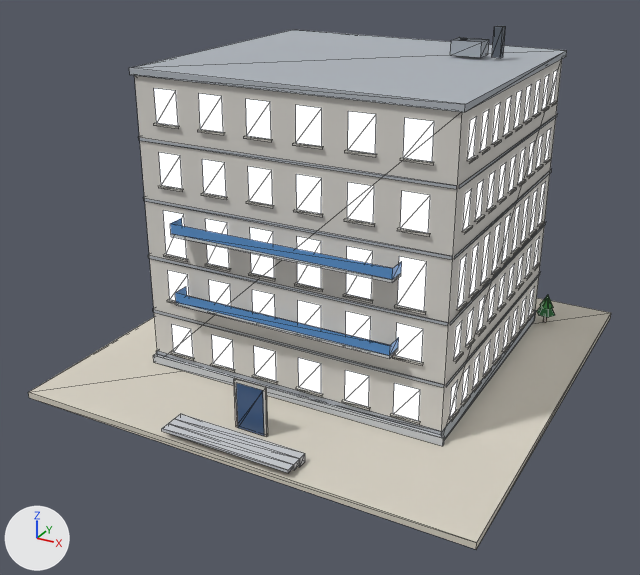
What one commit did to the glTF model public/models/x2/10.glb.
Rendered twice from a 50 mm camera at (1.64, -3.21, 1.91) aimed at (-0.03, -0.18, 0.4). The lights are fixed; the arrows at lower left show +X, +Y and +Z. The first picture is the older version. Mesh edges are drawn as thin lines. Vertices at exactly the same position are counted once.

Objects in the first picture: 'b10_x2'.
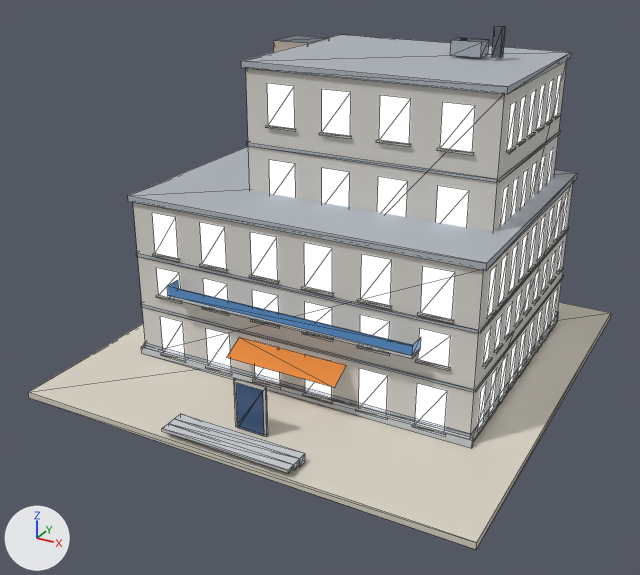
The change, as a diff of the scene's bpy script:
```diff
--- a/public/models/x2/10.glb.py
+++ b/public/models/x2/10.glb.py
@@ mat_wall_beige @@
+mat_wall_beige = bpy.data.materials.new('wall_beige')
+# nodes: BsdfPrincipled, Mix, OutputMaterial, VertexColor
+# colours: light grey #bfb1a2, mixed with the vertex colours
@@ mat_sign_orange @@
+mat_sign_orange = bpy.data.materials.new('sign_orange')
+# nodes: BsdfPrincipled, Mix, OutputMaterial, VertexColor
+# colours: orange #ee8a2c, mixed with the vertex colours
@@ me_b10_x2 @@
 # used by ob_b10_x2; location = (0.0, 0.0, 0.0)
-me_b10_x2.from_pydata(...)  # 1743 vertices, 1164 faces; spans x -0.98..0.98, y -0.98..0.98, z 0.0..1.45
+me_b10_x2.from_pydata(...)  # 2011 vertices, 1358 faces; spans x -0.98..0.98, y -0.98..0.98, z 0.0..1.45
+# me_b10_x2 part 1: the loose piece of 8 vertices spanning x -0.67..0.67, y -0.51..0.71, z 0.03..1.29 is scaled about its middle by (1.15, 1, 0.571), then moved by (0.0, 0.04, -0.27)
+# me_b10_x2 part 2: the loose piece of 8 vertices spanning x -0.67..0.67, y -0.51..0.71, z 0.03..0.08 is scaled about its middle by (0.802, 0.685, 22.7), then moved by (0.16, 0.15, 0.6)
+# me_b10_x2 part 3: the loose piece of 8 vertices spanning x -0.68..0.68, y -0.52..0.72, z 1.29..1.31 is scaled about its middle by (0.132, 0.161, 21.9), then moved by (-0.46, 0.32, -0.27)
+# me_b10_x2 part 4: the loose piece of 8 vertices spanning x -0.68..0.68, y -0.52..-0.51, z 0.03..0.06 is scaled about its middle by (1.13, 68.1, 1.51), then moved by (0.0, 0.66, 0.01), in mat_slab
+# me_b10_x2 part 5: the loose piece of 4 vertices spanning x 0.68, y -0.51..0.71, z 0.27..0.29 is moved by (0.1, 0.04, -0.01)
+# me_b10_x2 part 6: the loose piece of 4 vertices spanning x 0.68, y -0.51..0.71, z 0.53..0.54 is moved by (0.1, 0.04, -0.02)
+# me_b10_x2 part 7: the loose piece of 8 vertices spanning x -0.67..0.67, y -0.51..0.71, z 0.03..1.29 is copied, and the copy is scaled about its middle by (1.17, 1.02, 0.0206), then moved by (0.0, 0.04, 0.1), in mat_slab; it spans x -0.78..0.78, y -0.48..0.76, z 0.75..0.77
+# me_b10_x2 part 8: the loose piece of 8 vertices spanning x -0.68..0.68, y -0.52..0.72, z 1.29..1.31 is copied, and the copy is scaled about its middle by (0.81, 0.695, 1), then moved by (0.16, 0.15, 0.0); it spans x -0.39..0.71, y -0.18..0.68, z 1.29..1.31
+# me_b10_x2 part 9: the loose piece of 4 vertices spanning x -0.58..-0.47, y -0.51, z 0.35..0.49 is moved by (-0.08, 0.04, -0.02)
+# me_b10_x2 part 10: the loose piece of 4 vertices spanning x -0.37..-0.26, y -0.51, z 0.35..0.49 is moved by (-0.05, 0.04, -0.02)
+# me_b10_x2 part 11: the loose piece of 4 vertices spanning x -0.16..-0.05, y -0.51, z 0.35..0.49 is moved by (-0.02, 0.04, -0.02)
+# me_b10_x2 part 12: the loose piece of 4 vertices spanning x 0.05..0.16, y -0.51, z 0.35..0.49 is moved by (0.02, 0.04, -0.02)
+# me_b10_x2 part 13: the loose piece of 4 vertices spanning x 0.26..0.37, y -0.51, z 0.35..0.49 is moved by (0.05, 0.04, -0.02)
+# me_b10_x2 part 14: the loose piece of 4 vertices spanning x 0.47..0.58, y -0.51, z 0.35..0.49 is moved by (0.08, 0.04, -0.02)
+# me_b10_x2 part 15: 300 loose pieces with 1500 vertices, spanning x -0.68..0.68, y -0.52..0.72, z 0.09..1.25, are deleted
+# me_b10_x2 part 16: 24 vertices removed from x -0.48..0.48, y -0.59..-0.51, z 0.38..0.74; 1768 vertices added at x -0.78..0.78, y -0.58..0.76, z 0.03..1.23
+# other edits to the shape of me_b10_x2 do not show in these pictures
 me_b10_x2.materials.append(mat_paving)
@@ me_b10_x2 @@
 me_b10_x2.materials.append(mat_tree_dark)
+me_b10_x2.materials.append(mat_wall_beige)
+me_b10_x2.materials.append(mat_sign_orange)
```

Changed parts and their boxes (x1, y1, x2, y2) in the pictures (640 x 575 px; the box of a moved part takes in the faces that stretch with it):
part 1 of me_b10_x2, moved or reshaped: before (135, 59, 562, 431); after (133, 183, 573, 434)
part 2 of me_b10_x2, moved or reshaped: before (156, 310, 536, 439); after (246, 61, 567, 232)
part 3 of me_b10_x2, moved or reshaped: before (129, 30, 567, 112); after (273, 35, 329, 52)
part 4 of me_b10_x2, moved or reshaped: before (153, 354, 445, 446); after (144, 312, 559, 440)
part 5 of me_b10_x2, moved or reshaped: before (446, 272, 541, 387); after (476, 275, 564, 391)
part 6 of me_b10_x2, moved or reshaped: before (450, 222, 546, 325); after (480, 228, 569, 333)
part 7 of me_b10_x2, added: after (128, 147, 578, 270)
part 8 of me_b10_x2, added: after (241, 35, 571, 94)
part 9 of me_b10_x2, moved or reshaped: before (168, 270, 189, 301); after (157, 268, 180, 298)
part 10 of me_b10_x2, moved or reshaped: before (209, 280, 231, 306); after (203, 279, 228, 301)
part 11 of me_b10_x2, moved or reshaped: before (252, 290, 275, 317); after (252, 290, 278, 313)
part 12 of me_b10_x2, moved or reshaped: before (298, 300, 321, 328); after (305, 302, 332, 326)
part 13 of me_b10_x2, moved or reshaped: before (346, 311, 371, 340); after (360, 315, 390, 339)
part 14 of me_b10_x2, moved or reshaped: before (396, 323, 423, 362); after (418, 329, 451, 367)
part 15 of me_b10_x2, deleted: before (138, 70, 558, 424)
part 16 of me_b10_x2, cut back: before (170, 218, 402, 359); after (137, 74, 569, 448)
